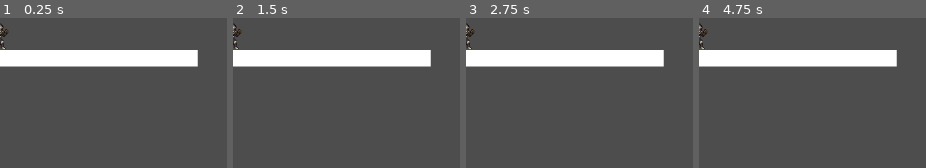
Above: before the commit, frames 1-4 (left to right).
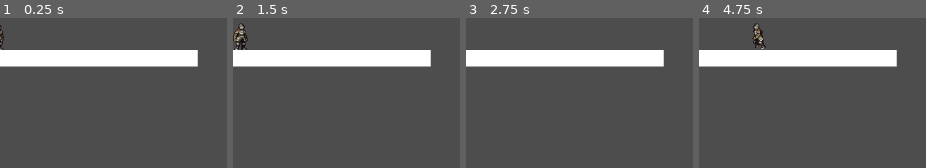
Above: after the commit, the same moments.

Repository: Chris-wav/indieGameDev
Game: Godot game, scene res://node_2d.tscn
The game is run twice, just before and just after one commit, with the same random seed, the same clock (stepped at 60 frames per second) and the same inputs. The project has no main scene, so this scene is started directly.
Inputs:
- Up to frame 1 (0.25 s): no input
- Up to frame 2 (1.5 s): tap Enter (move_right) at 0.5 s; hold Enter (move_right) from 0.53 s (still down); tap Up (jump) at 0.6, 0.77, 1.07, 1.35 s; tap Space at 1.25 s
- Up to frame 3 (2.75 s): tap Up (jump) at 1.52, 1.82, 2.1 s; release Enter (move_right) at 2.03 s; hold Left (move_left) from 2.03 s (still down)
- Up to frame 4 (4.75 s): tap Space at 2.75, 4.25 s; release Left (move_left) at 2.78 s; hold Enter (move_right) 2.78-4.28 s; tap Up (jump) at 2.85, 3.02, 3.32, 3.6, 3.77, 4.07, 4.35, 4.52 s; hold Left (move_left) from 4.28 s (still down)

The runs differ from the first frame. In frame 1, 0.3% of the frame differs, in the area x 0-4%, y 3-22%; in frame 2, 0.7%; in frame 3, 0.3%; in frame 4, 0.8%, in the area x 0-30%, y 3-21%.

Commit message:
Basic movement.

Diff:
--- a/player.gd
+++ b/player.gd
@@ -1 +1,44 @@
-extends CharacterBody2D;
+extends CharacterBody2D
+
+@export var move_speed: float = 220.0
+@export var crouch_speed: float = 90.0
+@export var jump_velocity: float = -360.0
+@export var gravity: float = 900.0
+
+@onready var animated_sprite: AnimatedSprite2D = $AnimatedSprite2D
+
+
+func _physics_process(delta: float) -> void:
+	if not is_on_floor():
+		velocity.y += gravity * delta
+
+	var direction := Input.get_axis("move_left", "move_right")
+	var is_crouching := Input.is_action_pressed("crouch") and is_on_floor()
+
+	if Input.is_action_just_pressed("jump") and is_on_floor() and not is_crouching:
+		velocity.y = jump_velocity
+
+	var target_speed := crouch_speed if is_crouching else move_speed
+	velocity.x = direction * target_speed
+
+	if direction != 0.0:
+		animated_sprite.flip_h = direction < 0.0
+
+	move_and_slide()
+	_update_animation(direction, is_crouching)
+
+
+func _update_animation(direction: float, is_crouching: bool) -> void:
+	if not is_on_floor():
+		animated_sprite.play("jump")
+		return
+
+	if is_crouching:
+		animated_sprite.play("crouch")
+		return
+
+	if direction != 0.0:
+		animated_sprite.play("run")
+		return
+
+	animated_sprite.play("idle")
